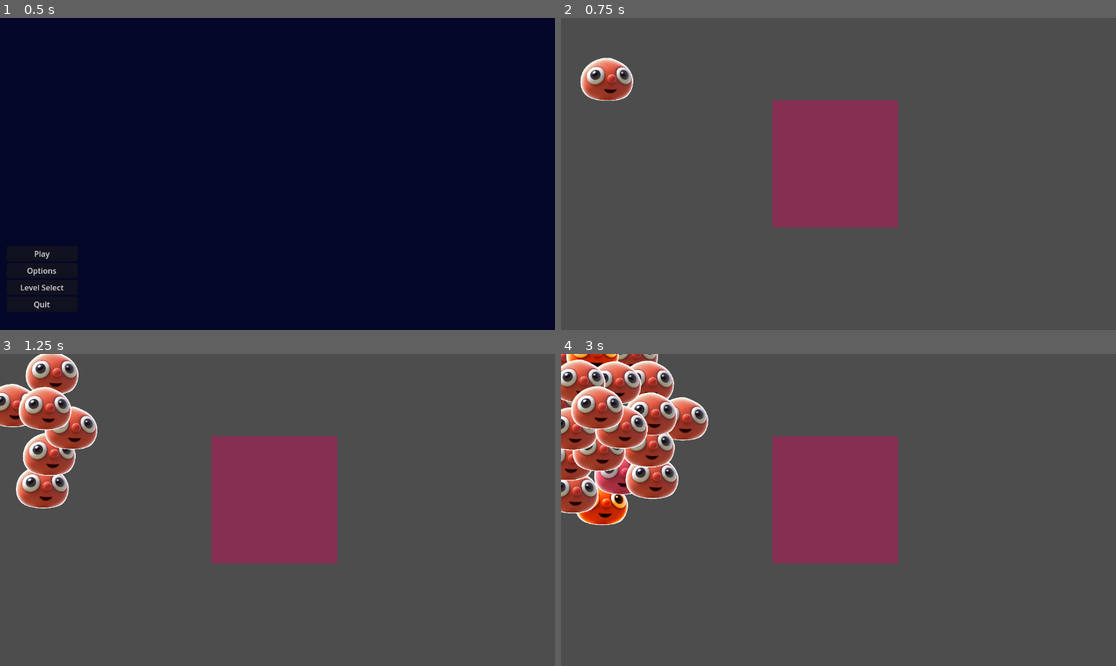
Above: before the commit, frames 1-4 (two rows, left to right).
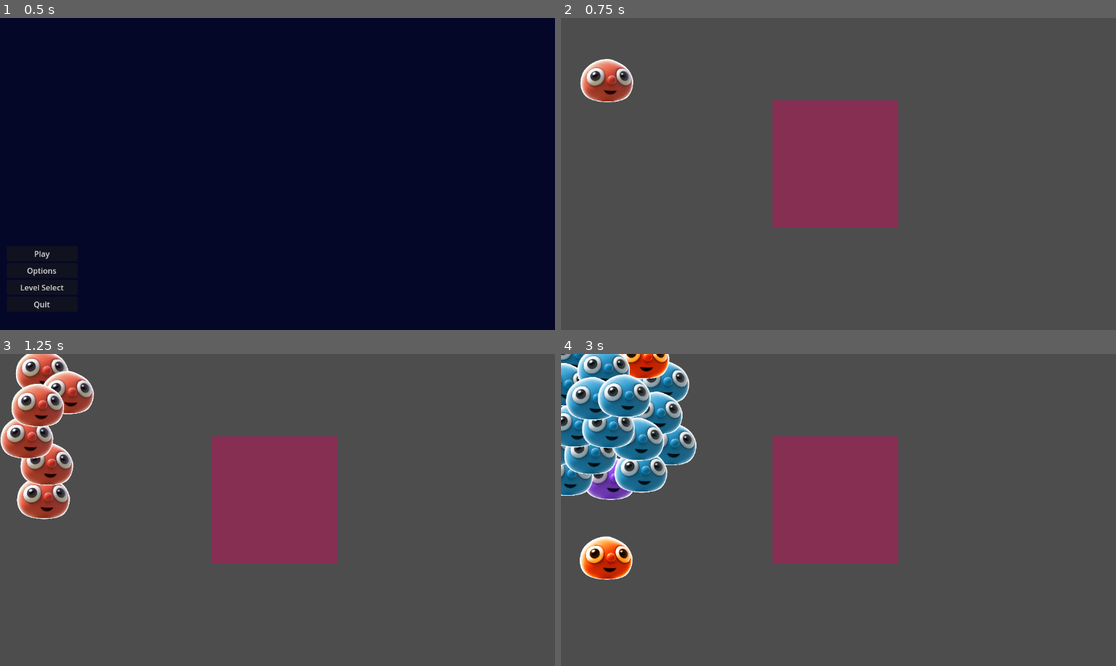
Above: after the commit, the same moments.

Repository: Joseph-Cloud/LittleGuysTheVisualExperience
Game: Godot game, scene res://Menu/Scenes/Main_menu.tscn
The game is run twice, just before and just after one commit, with the same random seed, the same clock (stepped at 60 frames per second) and the same inputs.
Inputs (mouse positions are in pixels of both pictures, inside the frame that each line leads up to):
- Up to frame 1 (0.5 s): no input
- Up to frame 2 (0.75 s): click "Play" at 0.5 s
- Up to frame 3 (1.25 s): no input
- Up to frame 4 (3 s): move the mouse to (605, 488) at 1.27 s; hold Space (command_guys_stop, bound only after the commit) 1.28-2.03 s; click (605, 488) at 1.42 s; tap Shift (hold_select_multiple_guys, bound only after the comm… at 1.55, 2.1 s; move the mouse to (616, 378) at 2.02 s; click (616, 378) at 2.17 s; tap Space (command_guys_stop, bound only after the commit) at 2.3 s; move the mouse to (622, 472) at 2.77 s; hold Space (command_guys_stop, bound only after the commit) from 2.78 s (still down); click (622, 472) at 2.92 s

Frame 1 is identical in both runs. In frame 2, 0.4% of the frame differs, in the area x 3-14%, y 12-28%; in frame 3, 6.1%; in frame 4, 12%, in the area x 0-27%, y 0-73%.

Commit message:
Freezing, Pushing, Hovering, Multi-Select

Diff:
--- a/LittleGuys/little_guy.tscn
+++ b/LittleGuys/little_guy.tscn
@@ -4,7 +4,7 @@
 [ext_resource type="Texture2D" uid="uid://dlsnq7oiihtyl" path="res://Assets/lilguy.png" id="2_ogoun"]
 
 [sub_resource type="CircleShape2D" id="CircleShape2D_ow05s"]
-radius = 33.0
+radius = 33.0038
 
 [node name="LittleGuy" type="CharacterBody2D"]
 input_pickable = true
@@ -24,4 +24,6 @@
 wait_time = 1.6
 
 [connection signal="input_event" from="." to="." method="_on_input_event"]
+[connection signal="mouse_entered" from="." to="." method="_on_mouse_entered"]
+[connection signal="mouse_exited" from="." to="." method="_on_mouse_exited"]
 [connection signal="timeout" from="ShotTimer" to="." method="_on_shot_timer_timeout"]
--- a/Scripts/LittleGuys/little_guy.gd
+++ b/Scripts/LittleGuys/little_guy.gd
@@ -7,14 +7,46 @@
 @onready var shot_timer = $ShotTimer
 @onready var sprite_2d = $Sprite2D
 
-@export var speed = 200
-@export var shot_speed = 4
-@export var max_shot_speed = Vector2(500,500)
+@export var moving_speed = 250
+@export var shot_speed_multiplier = 3
+@export var max_shot_distance = Vector2(500,500)
 
-var animFrames = ["res://Assets/lilguy.png", "res://Assets/selectguy.png", "res://Assets/hotterguy.png"]
 
-enum {MOVING, SHOOTING, SHOT}
+enum {MOVING, AIMING, SHOT, STOPPED}
 var status = MOVING
+
+
+func start_moving():
+	status = MOVING
+	sprite_2d.texture = load("res://Assets/lilguy.png")
+	set_collision_mask_value(1, true)
+	set_collision_mask_value(2, false)
+
+func start_aiming():
+	status = AIMING
+	sprite_2d.texture = load("res://Assets/purpleguy.png")
+
+func get_shot():
+	status = SHOT
+	sprite_2d.texture = load("res://Assets/hotterguy.png")
+	shot_timer.start()
+	set_collision_mask_value(1, false)
+	set_collision_mask_value(2, true)
+
+func freeze_movement():
+	status = STOPPED
+	sprite_2d.texture = load("res://Assets/blue_guy.png")
+
+
+func _process(_delta):
+	#
+	if Input.is_action_pressed("command_guys_stop"):
+		if status == MOVING:
+			freeze_movement()
+	if Input.is_action_just_released("command_guys_stop"):
+		if status == STOPPED:
+			start_moving()
+	# z_index = position.y  # Sorts sprites by y value. Flickers and looks kinda strange.
 
 
 func _physics_process(_delta):
@@ -22,33 +54,48 @@
 
 	# Move towards the mouse position while MOVING
 	if status == MOVING:
-		velocity = ( mouse_position - position ).normalized() * speed
-		move_and_slide()
+		velocity = ( mouse_position - position ).normalized() * moving_speed
 
-	# Release left mouse while SHOOTING to fire a SHOT
-	elif status == SHOOTING and not Input.is_mouse_button_pressed(MOUSE_BUTTON_LEFT):
-		velocity = -1 * (mouse_position - position).clamp(-max_shot_speed, max_shot_speed) * shot_speed
-		status = SHOT
-		sprite_2d.texture = load(animFrames[2])
-		shot_timer.start()
-		move_and_slide()
+	# Release left mouse while AIMING to fire a SHOT
+	elif status == AIMING and not Input.is_mouse_button_pressed(MOUSE_BUTTON_LEFT):
+		get_shot()  # This is the state change, the below actually makes it move
+		velocity = -1 * (mouse_position - position).clamp(-max_shot_distance, max_shot_distance) * shot_speed_multiplier
 
-	# If SHOT, continue moving along the shot vector
-	elif status == SHOT:
-		move_and_slide()
+	# Stop moving if AIMING / STOPPED
+	elif status == AIMING or status == STOPPED:
+		velocity = Vector2.ZERO
+
+	# Finally, do physics
+	move_and_slide()
 
 
-# When clicked on, enter SHOOTING aiming mode and stop moving
+# When left clicked on, enter AIMING mode and stop moving
 func _on_input_event(_viewport, event, _shape_idx):
 	if event is InputEventMouseButton:
-		if event.button_index == MOUSE_BUTTON_LEFT and event.pressed and status == MOVING:
-			#I have been clicked and am now SHOOTING...
-			status = SHOOTING
-			sprite_2d.texture = load(animFrames[1])
+		if event.button_index == MOUSE_BUTTON_LEFT and event.pressed and status != SHOT:
+			start_aiming()
 
 
 # Awhile after being shot, stop being shot and start MOVING again
 func _on_shot_timer_timeout():
-	if status == SHOT:
-		status = MOVING
-		sprite_2d.texture = load(animFrames[0])
+	start_moving()
+	shot_timer.stop()
+
+
+# Turn pink on mouse hover
+func _on_mouse_entered():
+	if status != SHOT:
+		sprite_2d.texture = load("res://Assets/selectguy.png")
+
+	# If holding SHIFT, allow painting multiple guys into AIMING mode with left click
+	if Input.is_action_pressed("hold_select_multiple_guys"):
+		if Input.is_mouse_button_pressed(MOUSE_BUTTON_LEFT) and status != SHOT:
+			start_aiming()
+
+
+# Turn back from pink after mouse stops hovering
+func _on_mouse_exited():
+	if status == MOVING:
+		start_moving()
+	elif status == STOPPED:
+		freeze_movement()
--- a/project.godot
+++ b/project.godot
@@ -46,3 +46,14 @@
 "events": [Object(InputEventKey,"resource_local_to_scene":false,"resource_name":"","device":0,"window_id":0,"alt_presse …(181 unchanged characters)…
 ]
 }
+command_guys_stop={
+"deadzone": 0.5,
+"events": [Object(InputEventKey,"resource_local_to_scene":false,"resource_name":"","device":-1,"window_id":0,"alt_pressed":false,"shift_pressed":false,"ctrl_pressed":false,"meta_pressed":false,"pressed":false,"keycode":0,"physical_keycode":32,"key_label":0,"unicode":32,"echo":false,"script":null)
+, Object(InputEventMouseButton,"resource_local_to_scene":false,"resource_name":"","device":-1,"window_id":0,"alt_pressed":false,"shift_pressed":false,"ctrl_pressed":false,"meta_pressed":false,"button_mask":2,"position":Vector2(105, 20),"global_position":Vector2(109, 63),"factor":1.0,"button_index":2,"canceled":false,"pressed":true,"double_click":false,"script":null)
+]
+}
+hold_select_multiple_guys={
+"deadzone": 0.5,
+"events": [Object(InputEventKey,"resource_local_to_scene":false,"resource_name":"","device":-1,"window_id":0,"alt_pressed":false,"shift_pressed":false,"ctrl_pressed":false,"meta_pressed":false,"pressed":false,"keycode":0,"physical_keycode":4194325,"key_label":0,"unicode":0,"echo":false,"script":null)
+]
+}
Binary file added: Assets/blue_guy.png
Not shown, added: Assets/blue_guy.png.import
